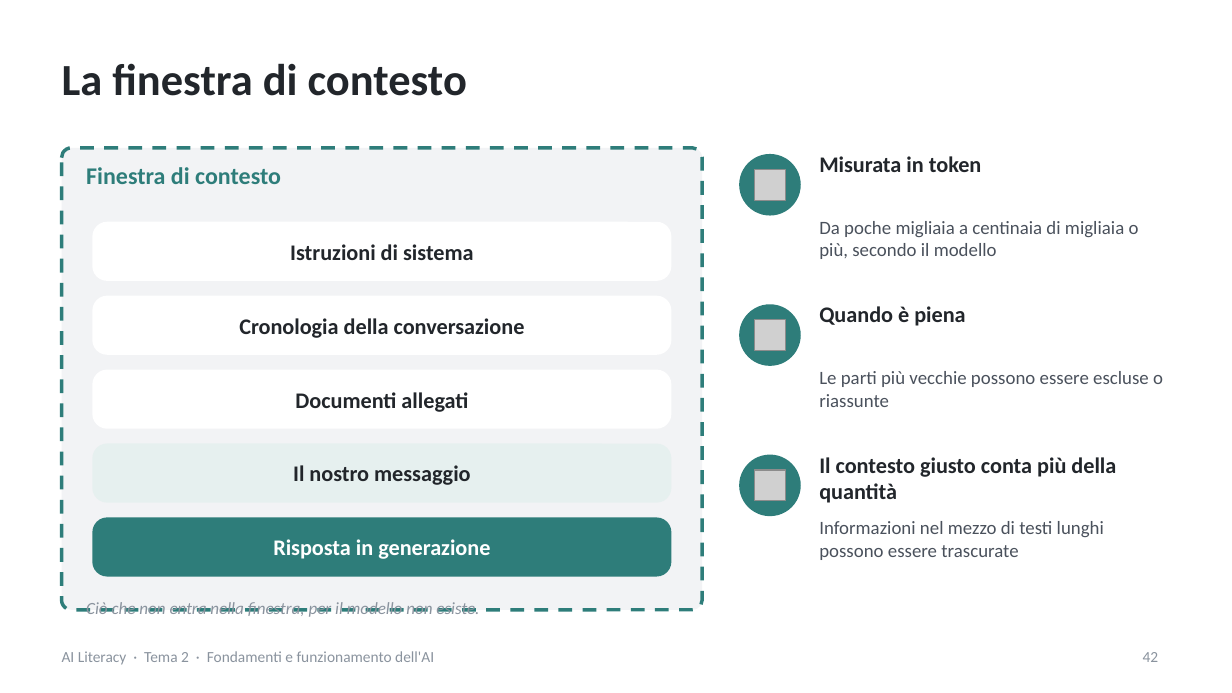
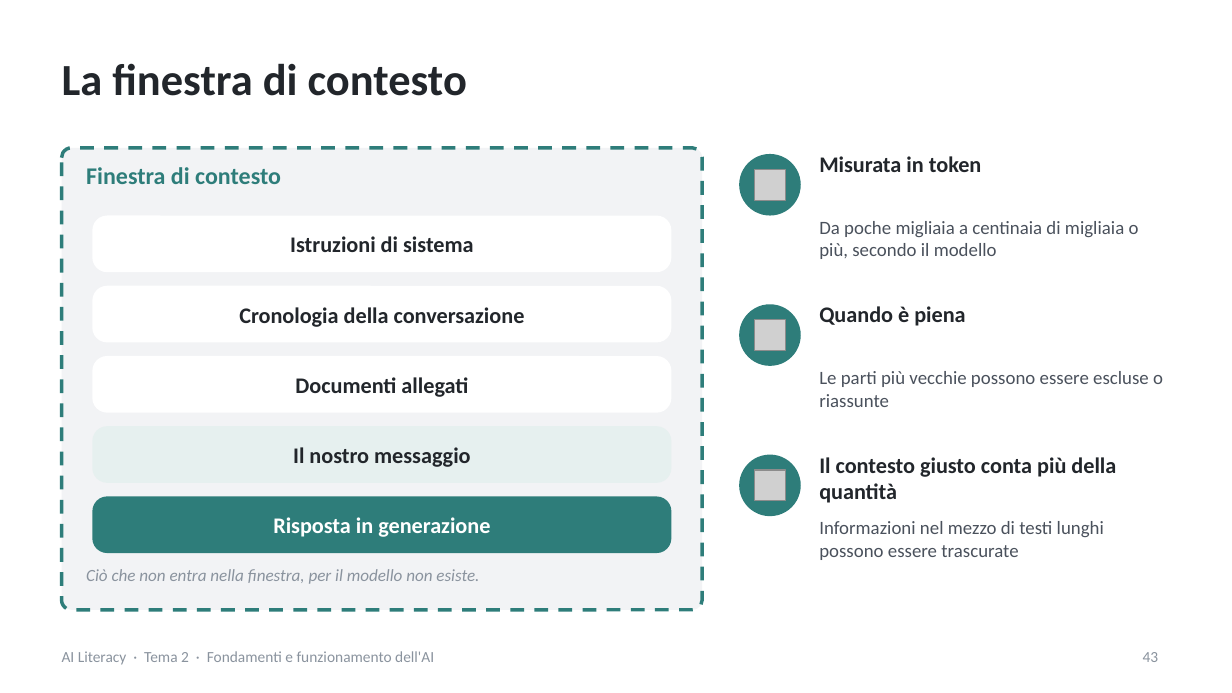
Before and after one commit to NetAi-IT/Formazione-AI-Literacy-Official, a slide deck: slide 43 of Base/Tema2_Fondamenti_e_funzionamento_AI.pptx (slide 42 before the commit). Drawn at 1232x693 pixels with LibreOffice and Linux fonts; fonts in the diff are those of the drawing; grey boxes stand for pictures. Boxes give left, top, right and bottom in pixels: in the first picture for what was removed or moved away, otherwise in the second. Text is boxed around its words. In the diff, an @@ line names an element or a change of style, - is before the commit and + after.

```diff
--- a/Base/Tema2_Fondamenti_e_funzionamento_AI.pptx
+++ b/Base/Tema2_Fondamenti_e_funzionamento_AI.pptx
@@ rounded rectangle: place and size @@
-rounded rectangle at [92, 222, 671, 281]
+rounded rectangle at [92, 216, 671, 272]
@@ text "Istruzioni di sistema": place and size @@
-text "Istruzioni di sistema" at [290, 244, 474, 260]
+text "Istruzioni di sistema" at [290, 236, 474, 252]
@@ rounded rectangle: place and size @@
-rounded rectangle at [92, 296, 671, 355]
+rounded rectangle at [92, 286, 671, 342]
@@ text "Cronologia della conversazione": place and size @@
-text "Cronologia della conversazione" at [239, 318, 525, 338]
+text "Cronologia della conversazione" at [239, 307, 525, 327]
@@ rounded rectangle: place and size @@
-rounded rectangle at [92, 370, 671, 429]
+rounded rectangle at [92, 356, 671, 413]
@@ text "Documenti allegati": place and size @@
-text "Documenti allegati" at [295, 392, 468, 412]
+text "Documenti allegati" at [295, 377, 468, 397]
@@ 2 texts, 2 rounded rectangles: place and size @@
-2 texts, 2 rounded rectangles at [92, 444, 671, 577]
+2 texts, 2 rounded rectangles at [92, 426, 671, 553]
@@ proportions changed in 5 elements at [92, 216, 671, 272], [92, 286, 671, 342], [92, 356, 671, 413], [92, 426, 671, 483], [92, 496, 671, 553] @@
@@ text "Ciò che non entra nella ...": place and size @@
-text "Ciò che non entra nella ..." at [86, 602, 479, 617]
+text "Ciò che non entra nella ..." at [86, 569, 479, 584]
@@ page number at [1143, 652, 1159, 662]: text changed @@
-42
+43
```
Also in this commit, not shown: 6 other slides changed, 3 slides added, 9 other files.
